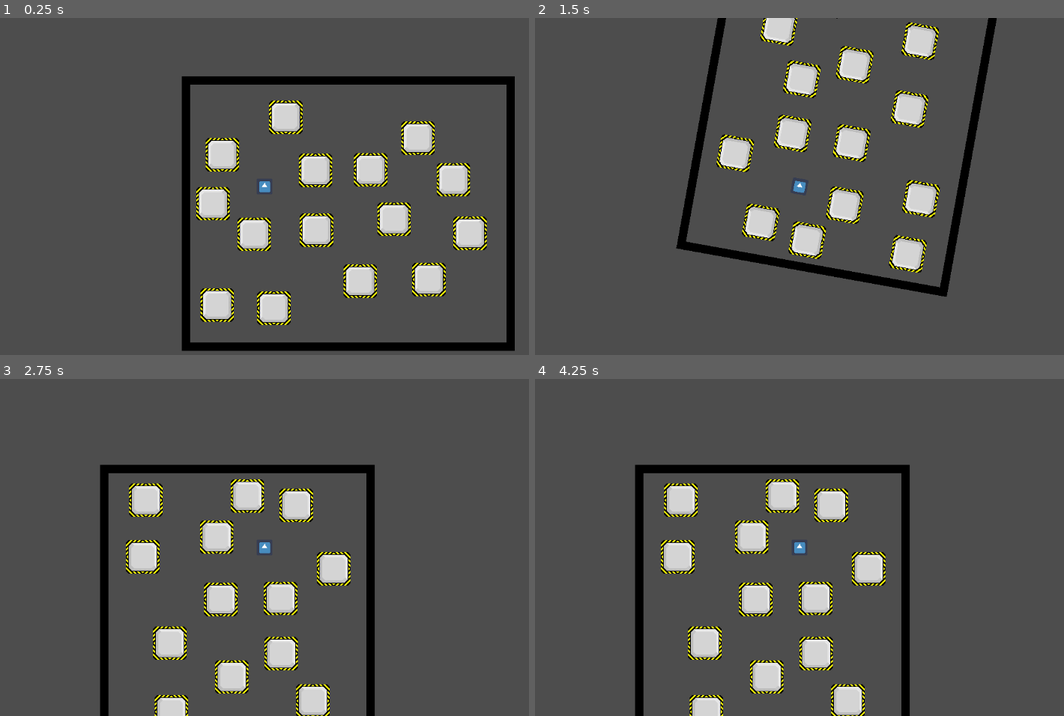
Above: before the commit, frames 1-4 (two rows, left to right).
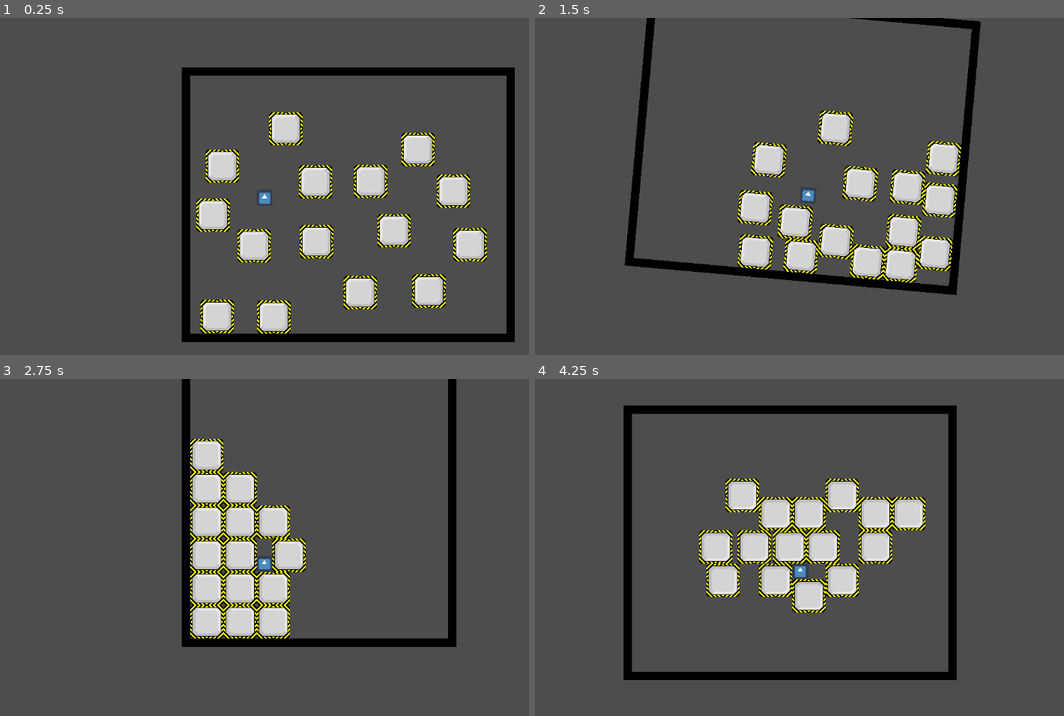
Above: after the commit, the same moments.

Repository: wojtekmal/escape-blocks
Game: Godot game, scene res://test/testlvl.tscn
The game is run twice, just before and just after one commit, with the same random seed, the same clock (stepped at 60 frames per second) and the same inputs. The project has no main scene, so this scene is started directly. The engine's default icon, where the game draws it, is replaced by a stand-in: a white triangle on a blue panel in a dark square.
Inputs (mouse positions are in pixels of both pictures, inside the frame that each line leads up to):
- Up to frame 1 (0.25 s): no input
- Up to frame 2 (1.5 s): tap Enter (ui_accept) at 0.5 s; move the mouse to (931, 169) at 0.52 s; hold Right (gravity_right) 0.53-1.28 s; click (931, 169) at 0.67 s; tap W (jump) at 0.77 s; move the mouse to (677, 203) at 1.27 s; hold Left (gravity_left) from 1.28 s (still down)
- Up to frame 3 (2.75 s): tap W (jump) at 1.52 s; move the mouse to (322, 473) at 2.02 s; release Left (gravity_left) at 2.03 s; hold Right (gravity_right) from 2.03 s (still down)
- Up to frame 4 (4.25 s): move the mouse to (767, 614) at 2.77 s; release Right (gravity_right) at 2.78 s; hold Up (gravity_up) 2.78-3.53 s; click (767, 614) at 2.92 s; tap W (jump) at 3.02, 3.77 s; move the mouse to (979, 598) at 3.52 s; hold Left (gravity_left) from 3.53 s (still down)

The runs differ from the first frame. In frame 1, 15% of the frame differs, in the area x 34-98%, y 14-99%; in frame 2, 20%; in frame 3, 21%; in frame 4, 23%, in the area x 16-80%, y 7-100%.
Error before the commit: Invalid access to property or key 'gravity' on a base object of type 'null instance'. (res://test/entity.gd:11)

Commit message:
new movement2

Diff:
--- a/engine/project.godot
+++ b/engine/project.godot
@@ -18,7 +18,7 @@
 
 [autoload]
 
-Gravity="*res://gravity.gd"
+Gravity="*res://test/gravity.gd"
 
 [display]
 
--- /dev/null
+++ b/engine/test/TileMapHitboxes.gd
@@ -0,0 +1,13 @@
+extends TileMap
+
+@onready var _hitbox := preload("res://test/hitbox.tscn")
+@export var slow := false
+# Called when the node enters the scene tree for the first time.
+func _ready():
+	if slow:
+		for tile in get_used_cells(0):
+			var new_hitbox := _hitbox.instantiate()
+			add_child(new_hitbox)
+			new_hitbox.position = map_to_local(tile)
+			new_hitbox.vertical = [-7.5, 7,5]
+			new_hitbox.horizontal = [-7.5, 7,5]
--- /dev/null
+++ b/engine/test/gravity.gd
@@ -0,0 +1,3 @@
+extends Node
+
+var gravity : Vector2 = ProjectSettings.get("physics/2d/default_gravity_vector") * ProjectSettings.get("physics/2d/default_gravity")
--- a/engine/test/hitbox.tres
+++ /dev/null
@@ -1,4 +0,0 @@
-[gd_resource type="StyleBoxFlat" format=3 uid="uid://dj4bndisxoegs"]
-
-[resource]
-bg_color = Color(0.364706, 0.6, 0.952941, 0.290196)
--- a/engine/test/tile_map.tscn
+++ b/engine/test/tile_map.tscn
@@ -1,7 +1,7 @@
-[gd_scene load_steps=6 format=3 uid="uid://s25fja8d6v57"]
+[gd_scene load_steps=6 format=3 uid="uid://ddge713o6pndm"]
 
 [ext_resource type="Texture2D" uid="uid://rvq1ytbkh1qm" path="res://textures/black.png" id="1_cc7fb"]
-[ext_resource type="Script" path="res://TileMapHitboxes.gd" id="2_4s27f"]
+[ext_resource type="Script" path="res://test/TileMapHitboxes.gd" id="2_o2dgs"]
 [ext_resource type="Script" path="res://test/hitbox.gd" id="3_7xgea"]
 
 [sub_resource type="TileSetAtlasSource" id="TileSetAtlasSource_p8o4y"]
@@ -16,7 +16,7 @@
 tile_set = SubResource("TileSet_i4vkr")
 format = 2
 layer_0/tile_data = PackedInt32Array(393228, 0, 0, 458764, 0, 0, 524300, 0, 0, 589836, 0, 0, 655372, 0, 0, 720908, 0, 0 …(1989 unchanged characters)…
-script = ExtResource("2_4s27f")
+script = ExtResource("2_o2dgs")
 
 [node name="hitbox" type="Node2D" parent="."]
 script = ExtResource("3_7xgea")
Not shown: 1 places in engine/test/testlvl.tscn that only renumber resources
